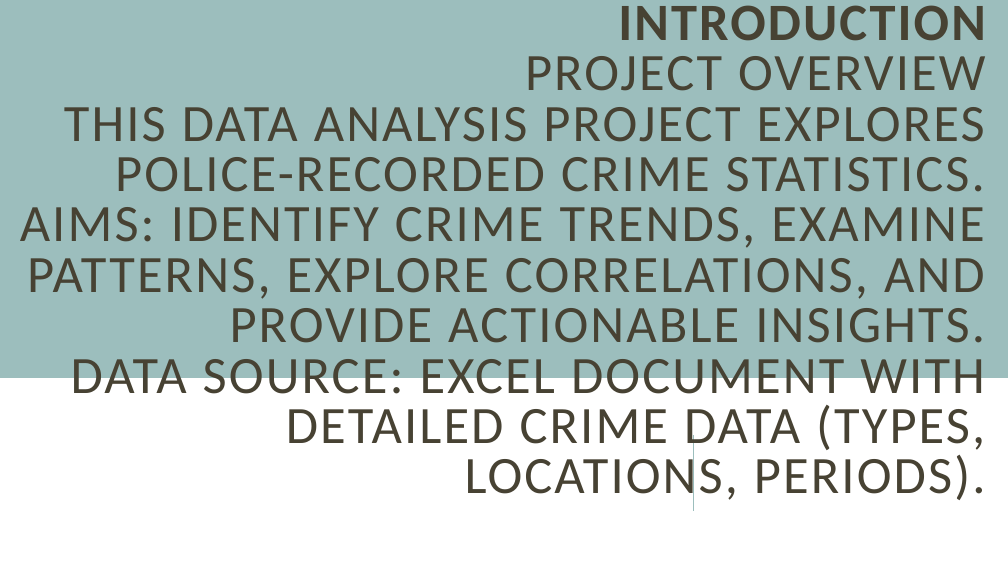
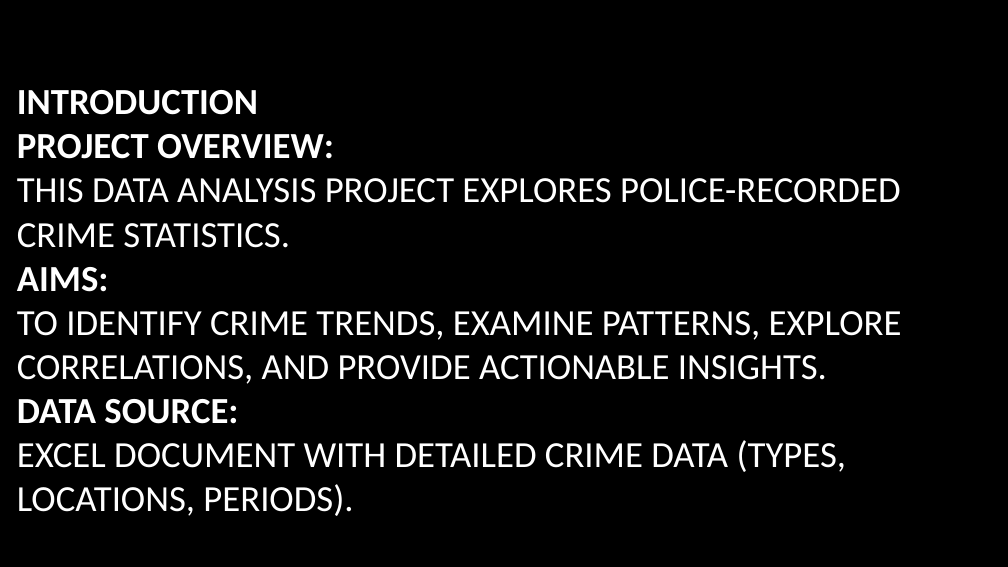
Before and after one commit to EngrIBGIT/Advanced-Data-Analytics---Portfolio-Project-for-DataPulse, a slide deck: slide 2 of presentation/Analysis_of_Police_Recorded_Data_Ibrahim_.pptx. Drawn at 1008x567 pixels with LibreOffice and Linux fonts; fonts in the diff are those of the drawing; background and template pictures are left out. Boxes give left, top, right and bottom in pixels: in the first picture for what was removed or moved away, otherwise in the second. Text is boxed around its words. In the diff, an @@ line names an element or a change of style, - is before the commit and + after.

Commit message:
Updated Presentation
Changes for presentation Document

```diff
--- a/presentation/Analysis_of_Police_Recorded_Data_Ibrahim_.pptx
+++ b/presentation/Analysis_of_Police_Recorded_Data_Ibrahim_.pptx
@@ background #FFFFFF to picture (left out) @@
@@ rectangle removed at [0,0,1008,378] @@
@@ title "INTRODUCTION PROJECT OVERVIEW: THIS DATA ..." at [17,90,902,516]: vertical alignment middle to bottom @@
@@ title at [17,90,902,516]: text changed; size 50 to 35 pt; text colour #474233 to #FFFFFF @@
-INTRODUCTION
-PROJECT OVERVIEW
-THIS DATA ANALYSIS PROJECT EXPLORES POLICE-RECORDED CRIME STATISTICS.
-AIMS: IDENTIFY CRIME TRENDS, EXAMINE PATTERNS, EXPLORE CORRELATIONS, AND PROVIDE ACTIONABLE INSIGHTS.
-DATA SOURCE: EXCEL DOCUMENT WITH DETAILED CRIME DATA (TYPES, LOCATIONS, PERIODS).
+INTRODUCTION
+PROJECT OVERVIEW:
+THIS DATA ANALYSIS PROJECT EXPLORES POLICE-RECORDED CRIME STATISTICS.
+AIMS:
+TO IDENTIFY CRIME TRENDS, EXAMINE PATTERNS, EXPLORE CORRELATIONS, AND PROVIDE ACTIONABLE INSIGHTS.
+DATA SOURCE:
+EXCEL DOCUMENT WITH DETAILED CRIME DATA (TYPES, LOCATIONS, PERIODS).
@@ line removed from (693, 511) to (693, 436) @@
```
Also in this commit, not shown: 18 other slides changed, 9 slides added, 4 slides removed.
